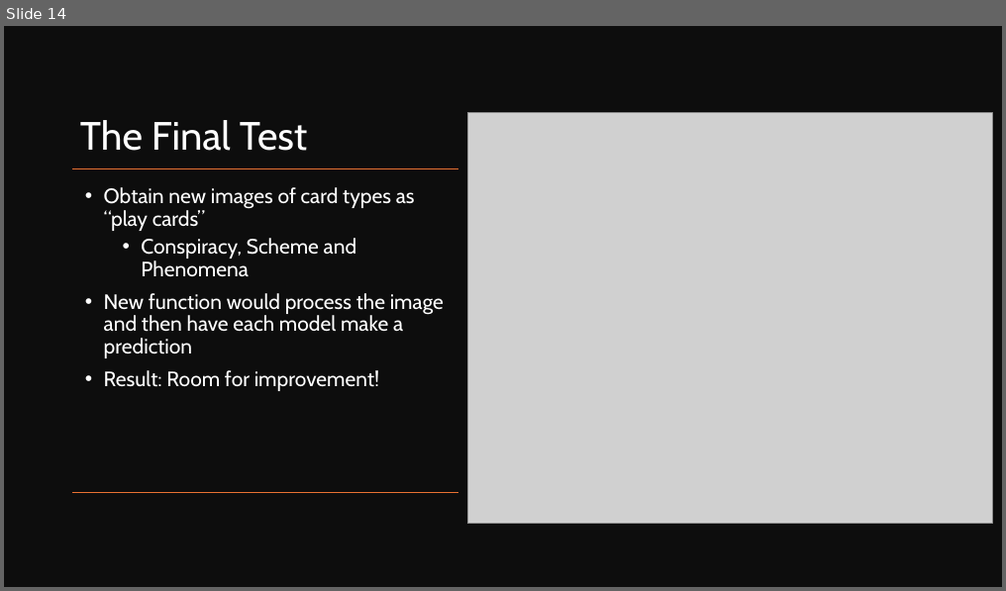
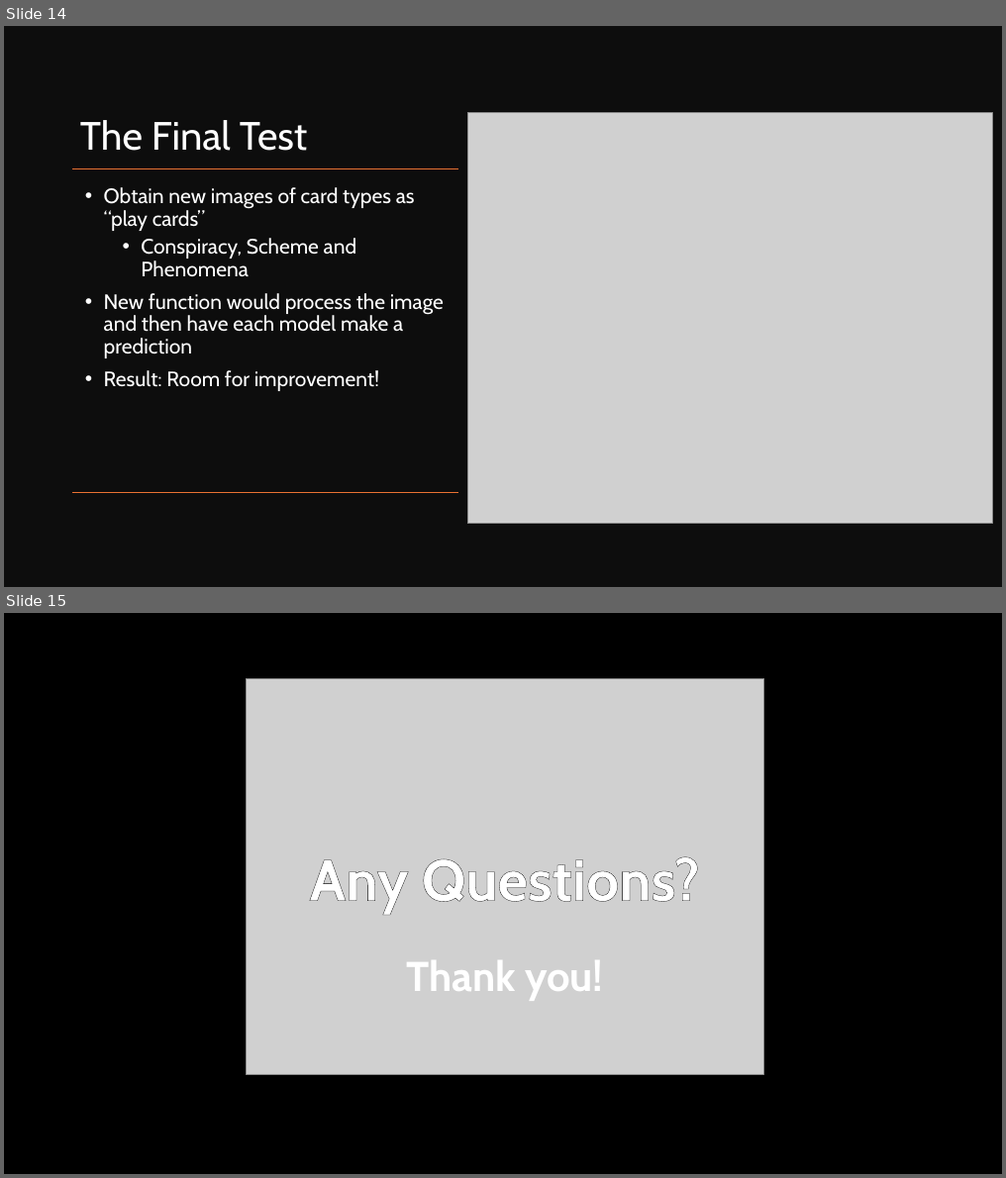
Before and after one commit to valdesgabriel/mtg-image-classification, a slide deck: presentation/Binary Image Classification Presentation.pptx. Shown one above the other, each under a label of ours: slide 14 before the commit, slides 14 and 15 after it. The pictures are 1006x591 and 1006x1178 pixels, drawn with LibreOffice and Linux fonts; fonts in the diff are those of the drawing; grey boxes stand for pictures. Boxes give left, top, right and bottom in pixels: in the first picture for what was removed or moved away, otherwise in the second. Text is boxed around its words. In the diff, an @@ line names an element or a change of style, - is before the commit and + after.

```diff
--- a/presentation/Binary Image Classification Presentation.pptx
+++ b/presentation/Binary Image Classification Presentation.pptx
@@ slide 15 added at <box>4,613,1002,1174</box>, background #000000 @@
@@ picture added at <box>246,679,764,1075</box> @@
@@ title added at <box>310,857,700,913</box>, 56 pt, text #FFFFFF, bold @@
+Any Questions?
@@ subtitle added at <box>406,960,603,1001</box>, 40 pt, text #FFFFFF, bold @@
+Thank you!
```
Also in this commit, not shown: 8 slides changed, 2 other files.
